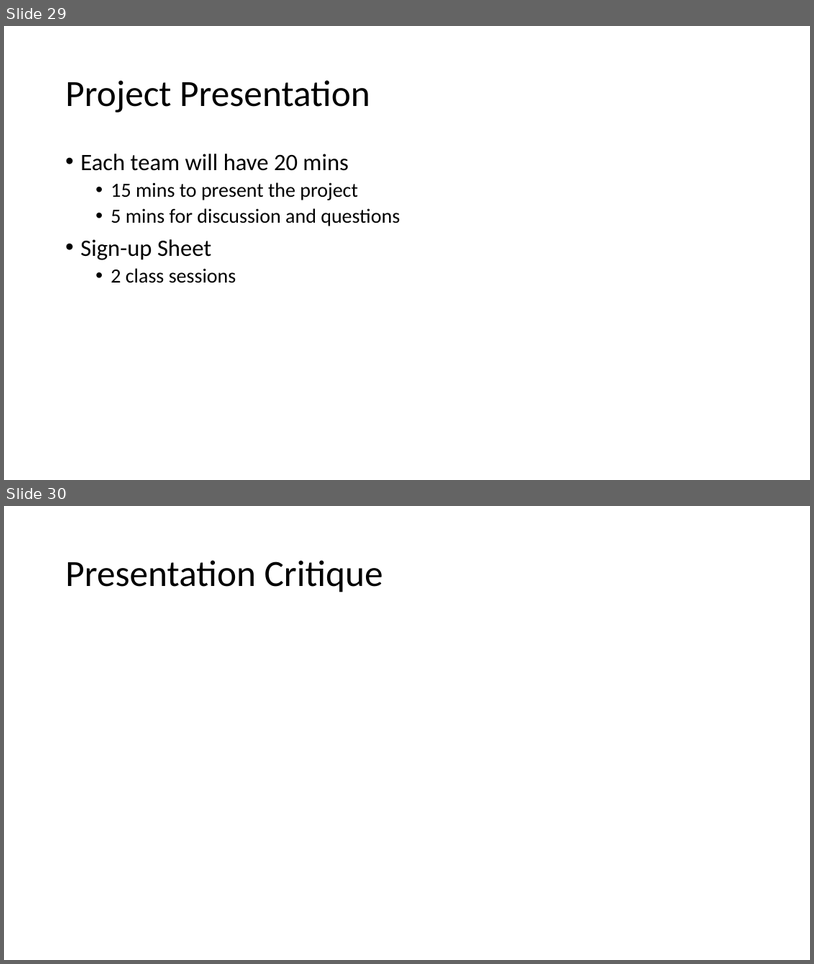
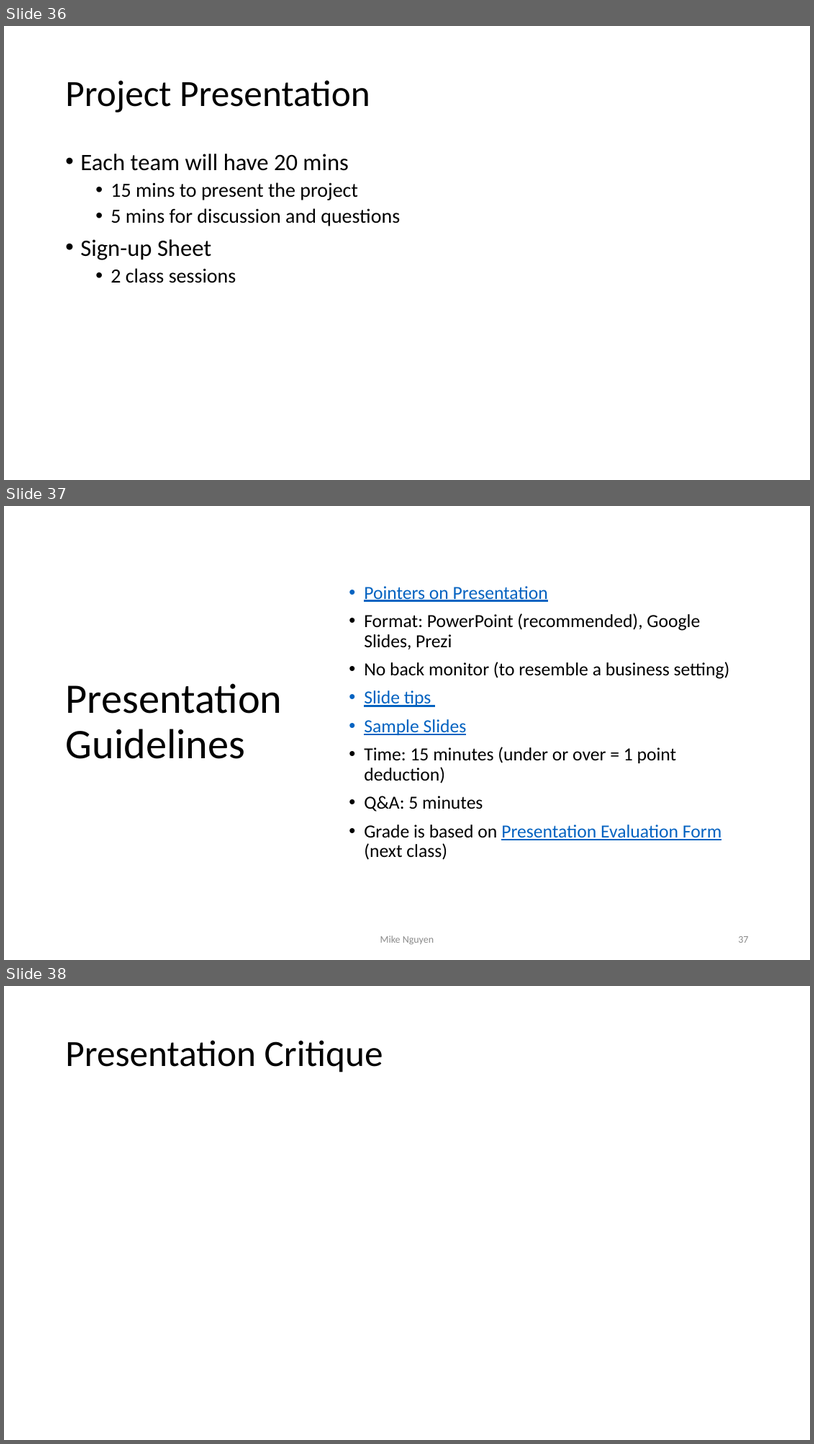
Before and after one commit to mikenguyen13/mar4050, a slide deck: lectures/12/2_Analysis and Interpretation Multiple Variables Simultaneously.pptx. Shown one above the other, each under a label of ours: slides 29 and 30 before the commit, slides 36, 37 and 38 after it. The pictures are 814x964 and 814x1444 pixels, drawn with LibreOffice and Linux fonts; fonts in the diff are those of the drawing. Boxes give left, top, right and bottom in pixels: in the first picture for what was removed or moved away, otherwise in the second. Text is boxed around its words. In the diff, an @@ line names an element or a change of style, - is before the commit and + after.

```diff
--- a/lectures/12/2_Analysis and Interpretation Multiple Variables Simultaneously.pptx
+++ b/lectures/12/2_Analysis and Interpretation Multiple Variables Simultaneously.pptx
@@ slide 37 added at [4, 506, 810, 960], background #FFFFFF @@
@@ text added at [364, 586, 730, 860], 22 pt, text #000000 @@
+• Pointers on Presentation
+• Format: PowerPoint (recommended), Google Slides, Prezi
+• No back monitor (to resemble a business setting)
+• Slide tips
+• Sample Slides
+• Time: 15 minutes (under or over = 1 point deduction)
+• Q&A: 5 minutes
+• Grade is based on Presentation Evaluation Form (next class)
@@ title added at [66, 683, 283, 759], 50 pt, text #000000 @@
+Presentation Guidelines
@@ text added at [381, 935, 434, 944], 12 pt, text #8C8C8C @@
+Mike Nguyen
@@ page number added at [738, 936, 748, 942], 12 pt, text #8C8C8C @@
+37
@@ what was slide 29 is now slide 36 @@
@@ what was slide 30 is now slide 38 @@
```
Also in this commit, not shown: 26 slides changed, 7 other slides added, 5 other files.
